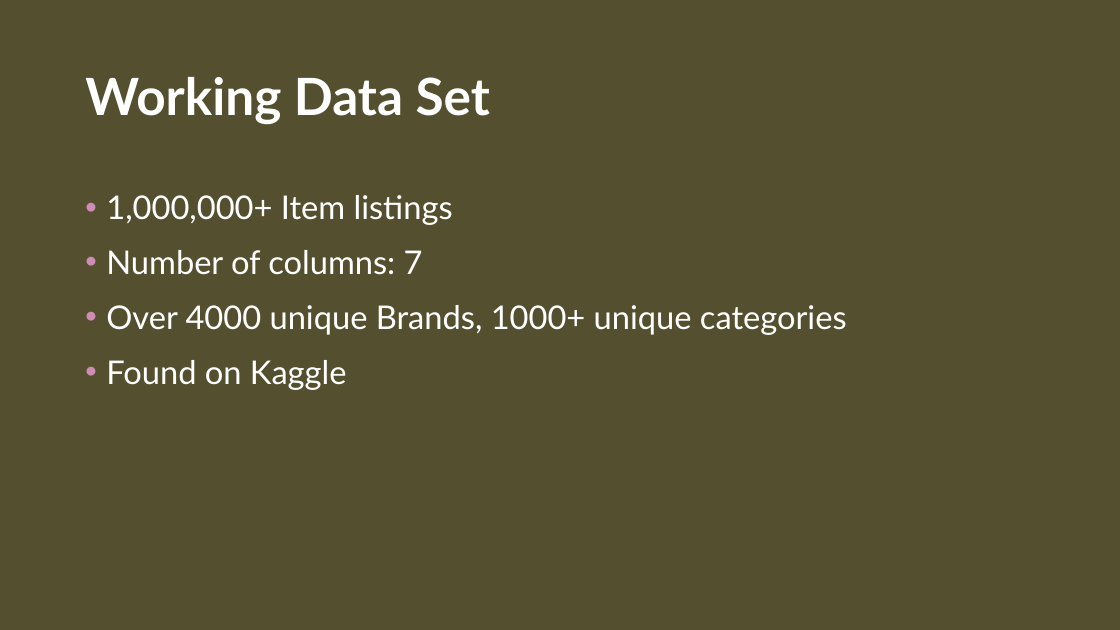
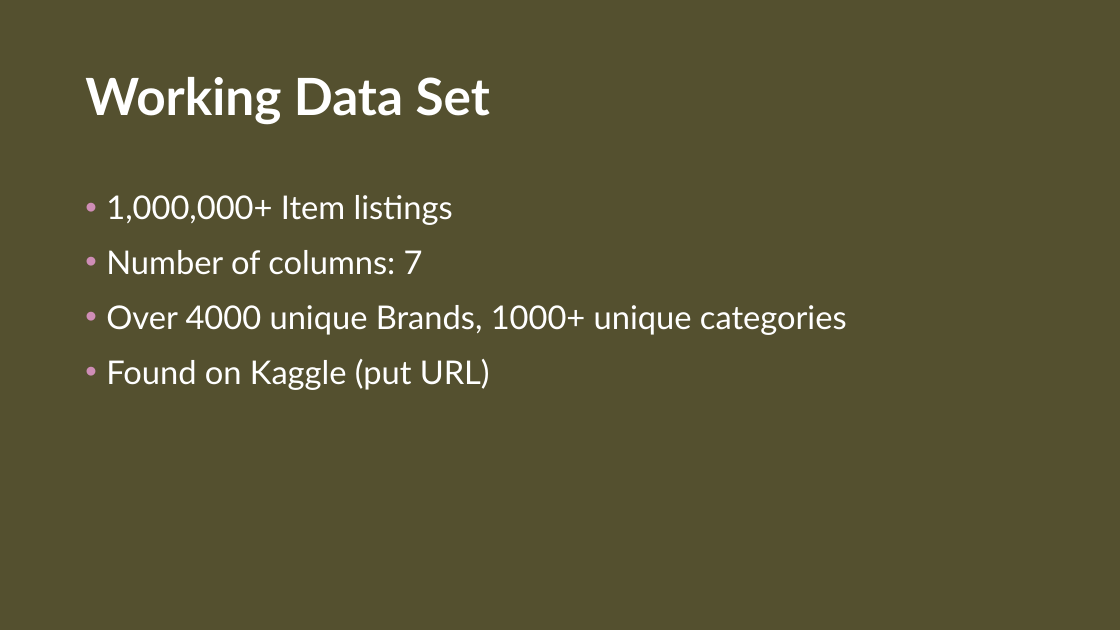
Before and after one commit to CroissantAhhh/GuidedCapstone2, a slide deck: slide 5 of CP2SlideDeck.pptx (slide 6 before the commit). Drawn at 1120x630 pixels with LibreOffice and Linux fonts; fonts in the diff are those of the drawing; background and template pictures are left out. Boxes give left, top, right and bottom in pixels: in the first picture for what was removed or moved away, otherwise in the second. Text is boxed around its words. In the diff, an @@ line names an element or a change of style, - is before the commit and + after.

```diff
--- a/CP2SlideDeck.pptx
+++ b/CP2SlideDeck.pptx
@@ text at [106,359,490,390]: text changed @@
-• Found on Kaggle
+• Found on Kaggle (put URL)
```
Also in this commit, not shown: 6 other slides changed, 2 slides added, 1 slide removed, 8 other files.
